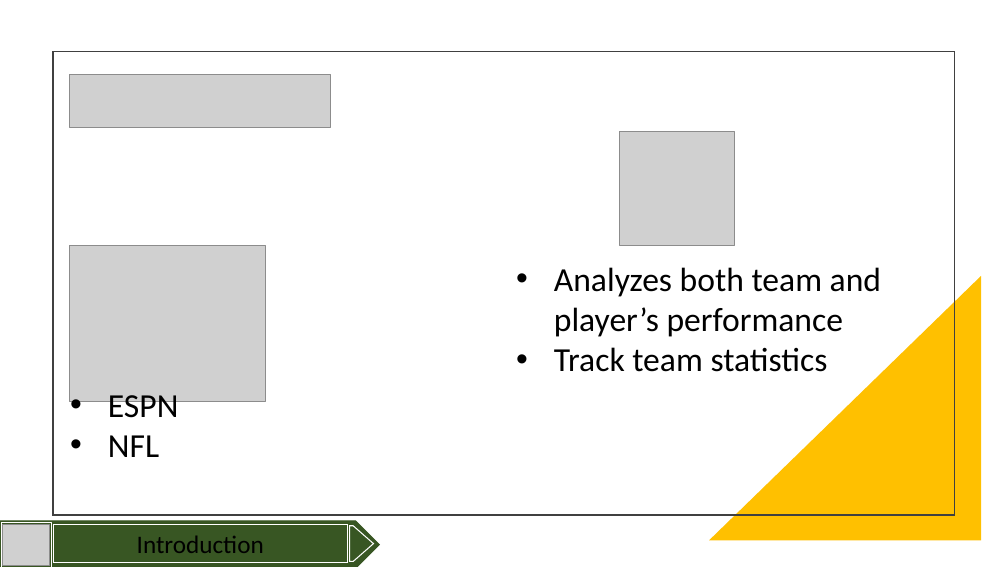
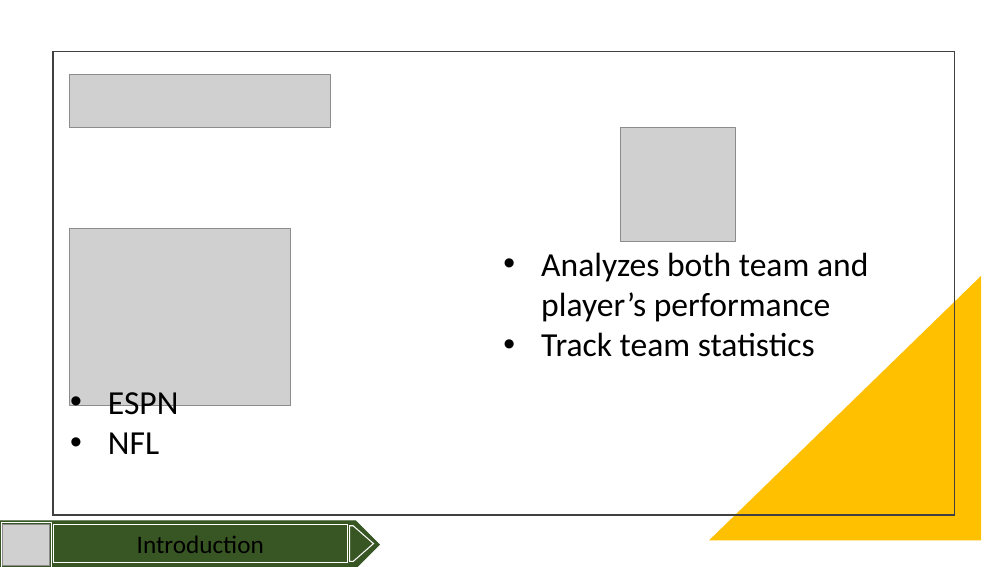
Before and after one commit to gusmendesbh/project3-group1, a slide deck: slide 3 of presentation/Slide_deck.pptx. Drawn at 1008x567 pixels with LibreOffice and Linux fonts; fonts in the diff are those of the drawing; grey boxes stand for pictures. Boxes give left, top, right and bottom in pixels: in the first picture for what was removed or moved away, otherwise in the second. Text is boxed around its words. In the diff, an @@ line names an element or a change of style, - is before the commit and + after.

Commit message:
added images, updated athletes, added slides

```diff
--- a/presentation/Slide_deck.pptx
+++ b/presentation/Slide_deck.pptx
@@ picture: place and size @@
-picture at (620,132,735,245)
+picture at (621,128,736,241)
@@ text "Analyzes both team and player’s ...": place and size @@
-text "Analyzes both team and player’s ..." at (554,267,881,372)
+text "Analyzes both team and player’s ..." at (541,252,868,357)
@@ picture: place and size @@
-picture at (70,245,265,402)
+picture at (70,228,291,405)
```
Also in this commit, not shown: 5 other slides changed, 1 slide added, 3 slides removed, 17 other files.
